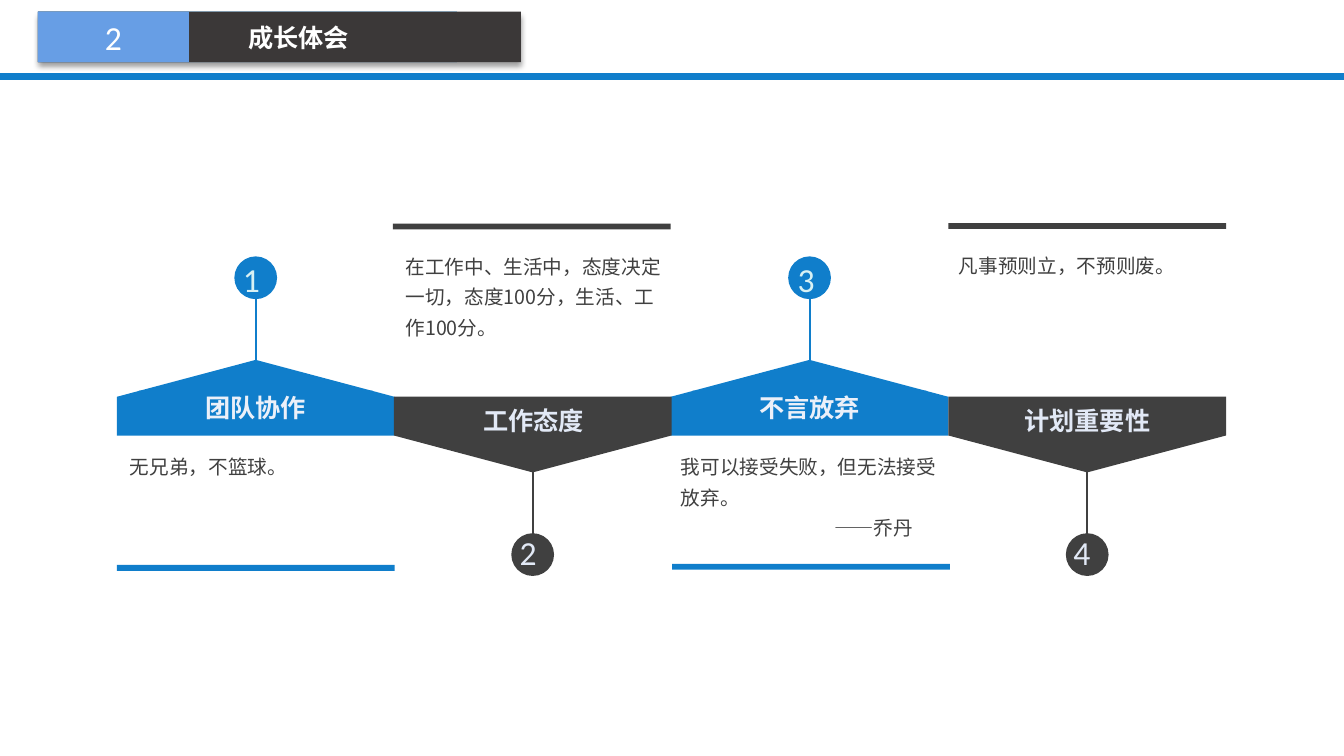
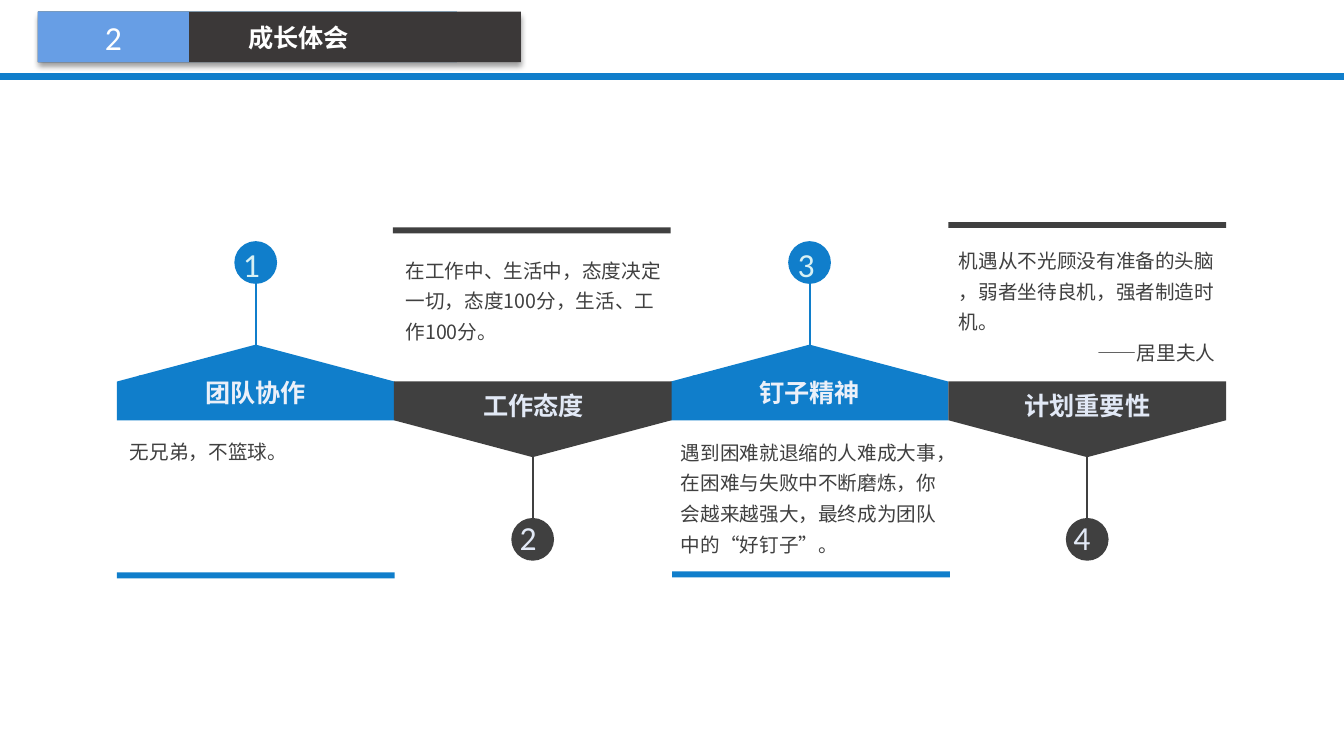
Before and after one commit to liuzeaa/ppt, a slide deck: slide 5 of 2016工作总结及2017年工作计划_刘泽.pptx (slide 4 before the commit). Drawn at 1344x756 pixels with LibreOffice and Linux fonts; fonts in the diff are those of the drawing; background and template pictures are left out. Boxes give left, top, right and bottom in pixels: in the first picture for what was removed or moved away, otherwise in the second. Text is boxed around its words. In the diff, an @@ line names an element or a change of style, - is before the commit and + after.

```diff
--- a/2016工作总结及2017年工作计划_刘泽.pptx
+++ b/2016工作总结及2017年工作计划_刘泽.pptx
@@ rectangle: place and size @@
-rectangle at (393, 224, 671, 230)
+rectangle at (393, 228, 671, 234)
@@ text "在工作中、生活中，态度决定一切，态度100分，生活、工作100分。": place and size @@
-text "在工作中、生活中，态度决定一切，态度100分，生活、工作100分。" at (405, 257, 660, 337)
+text "在工作中、生活中，态度决定一切，态度100分，生活、工作100分。" at (405, 261, 660, 341)
@@ text at (959, 251, 1216, 362): text changed @@
-凡事预则立，不预则废。
+机遇从不光顾没有准备的头脑 ，弱者坐待良机，强者制造时机。
+——居里夫人
@@ 8 texts, 4 ellipses, 4 pentagon arrows, 4 lines: place and size @@
-8 texts, 4 ellipses, 4 pentagon arrows, 4 lines at (116, 256, 1227, 576)
+8 texts, 4 ellipses, 4 pentagon arrows, 4 lines at (116, 241, 1227, 561)
@@ text at (759, 380, 860, 405): text changed @@
-不言放弃
+钉子精神
@@ text at (681, 443, 956, 554): text changed @@
-我可以接受失败，但无法接受放弃。
-——乔丹
+遇到困难就退缩的人难成大事，在困难与失败中不断磨炼，你会越来越强大，最终成为团队中的“好钉子”。
@@ rectangle: place and size @@
-rectangle at (117, 565, 395, 571)
+rectangle at (117, 573, 395, 579)
@@ rectangle: place and size @@
-rectangle at (673, 564, 951, 570)
+rectangle at (673, 572, 951, 578)
```
Also in this commit, not shown: 1 other slide changed, 1 slide added, 1 other file.
